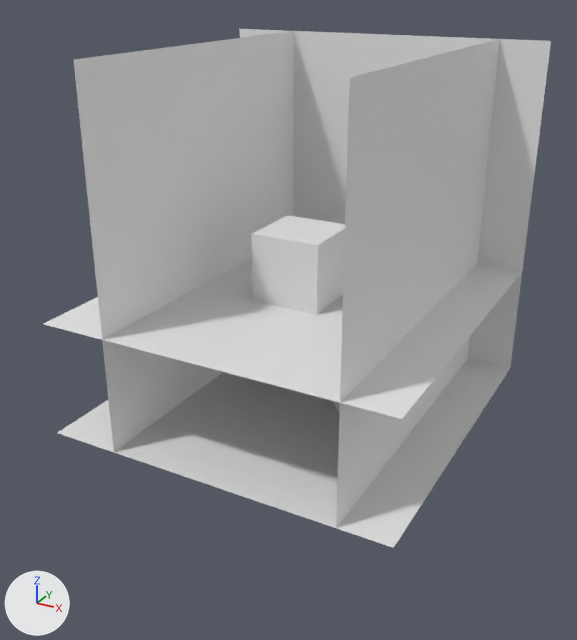
The Blender file PathTracer/input/blender/scene3.blend: old version first, new version second.
Before and after are seen from a 50 mm camera at (9.84, -18.65, 11.8) aimed at (-0.27, -0.26, 2.6). Lighting does not change. The marker at lower left points along +X, +Y and +Z.

Objects in the first picture: 'Cube', 'back', 'celling', 'floor', 'left', 'right'.
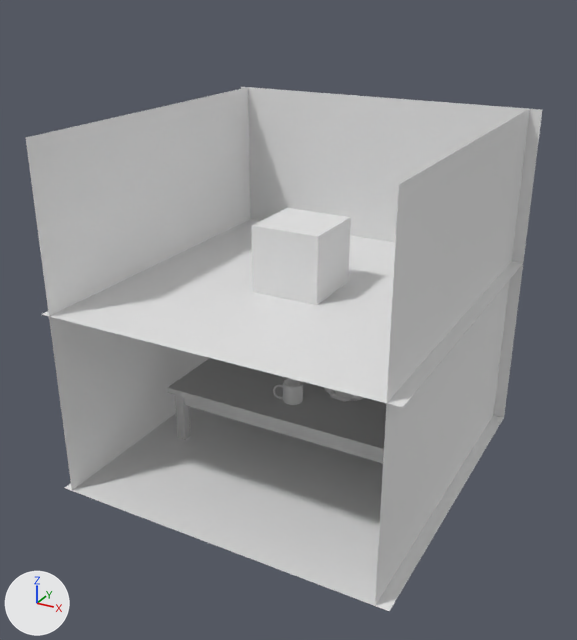
Pixel boxes (x1, y1, x2, y2) of what changed, in the pictures (577 x 640 px):
'left', moved
    before: (73, 31, 294, 452)
    after: (26, 87, 250, 490)
'right', moved
    before: (336, 39, 500, 528)
    after: (375, 109, 530, 605)
'floor', moved
    before: (58, 359, 510, 548)
    after: (65, 407, 504, 611)
'back', moved
    before: (239, 29, 551, 368)
    after: (241, 87, 542, 417)
'celling', moved
    before: (43, 257, 522, 419)
    after: (41, 219, 523, 407)
'old_wooden_table_Mesh', added
    after: (167, 358, 386, 463)
'Cube', moved
    before: (252, 215, 345, 315)
    after: (251, 208, 351, 305)
'coffee mug', added
    after: (273, 378, 303, 405)

Patch to the scene script:
```diff
--- a/PathTracer/input/blender/scene3.blend.py
+++ b/PathTracer/input/blender/scene3.blend.py
@@ mat_old_wooden_table @@
+mat_old_wooden_table = principled_material('old_wooden_table')
+mat_old_wooden_table.base_color = (0.588, 0.588, 0.588)  # light grey #cacaca
+mat_old_wooden_table.roughness = 0.859
+mat_old_wooden_table.specular_ior_level = 0.0
@@ mat_initialshadinggroup @@
+mat_initialshadinggroup = principled_material('initialShadingGroup')
+mat_initialshadinggroup.base_color = (0.8, 0.8, 0.8)  # white #e7e7e7
@@ me_old_wooden_table_mesh @@
+me_old_wooden_table_mesh.from_pydata(...)  # 88 vertices, 172 faces; spans x -6.5..6.5, y -6.3..1.0, z -3.5..3.5
+me_old_wooden_table_mesh.materials.append(mat_old_wooden_table)  # its picture is missing
@@ me_coffee_mug @@
+me_coffee_mug.from_pydata(...)  # 1179 vertices, 1178 faces; spans x -0.098..0.098, y 0.01..0.21, z -0.197..0.098
+me_coffee_mug.materials.append(mat_initialshadinggroup)  # white #e7e7e7
@@ ob_floor @@
 ob_floor = bpy.data.objects.new('floor', me_plane_003)
-ob_floor.location = (0.0, 0.0, 0.0)
+ob_floor.location = (0.0, 0.0, -1.84)
@@ ob_right @@
 ob_right = bpy.data.objects.new('right', me_plane_004)
-ob_right.location = (3.59, 0.0, 5.0)
+ob_right.location = (4.64, 0.0, 3.16)
 ob_right.rotation_euler = (3.142, 1.571, 0.0)  # degrees (180, 90, 0)
@@ ob_left @@
 ob_left = bpy.data.objects.new('left', me_plane_005)
-ob_left.location = (-2.97, 0.0, 5.0)
+ob_left.location = (-4.72, 0.0, 3.16)
 ob_left.rotation_euler = (-3.142, -1.571, 0.0)  # degrees (-180, -90, 0)
@@ ob_back @@
 ob_back = bpy.data.objects.new('back', me_plane_006)
-ob_back.location = (0.0, 5.0, 5.0)
+ob_back.location = (0.0, 5.0, 3.16)
 ob_back.rotation_euler = (1.571, 0.0, 0.0)  # degrees (90, 0, 0)
@@ ob_celling @@
 ob_celling = bpy.data.objects.new('celling', me_plane_007)
-ob_celling.location = (0.0, 0.0, 3.31)
+ob_celling.location = (0.0, 0.0, 3.58)
 ob_celling.rotation_euler = (-3.142, 0.0, 0.0)  # degrees (-180, 0, 0)
@@ ob_cube @@
 ob_cube = bpy.data.objects.new('Cube', me_cube_001)
-ob_cube.location = (0.0, 0.0, 4.27)
+ob_cube.location = (0.0, 0.0, 4.5)
@@ ob_old_wooden_table_mesh @@
+ob_old_wooden_table_mesh = bpy.data.objects.new('old_wooden_table_Mesh', me_old_wooden_table_mesh)
+ob_old_wooden_table_mesh.location = (0.0, 0.7, -0.59)
+ob_old_wooden_table_mesh.rotation_euler = (1.571, 0.0, 0.0)  # degrees (90, 0, 0)
+ob_old_wooden_table_mesh.scale = (0.6, 0.6, 0.6)
@@ ob_coffee_mug @@
+ob_coffee_mug = bpy.data.objects.new('coffee mug', me_coffee_mug)
+ob_coffee_mug.location = (-0.11, -0.27, 0.0)
+ob_coffee_mug.rotation_euler = (1.571, 0.0, 2.248)  # degrees (90, 0, 129)
+ob_coffee_mug.scale = (3.0, 3.0, 3.0)
```
